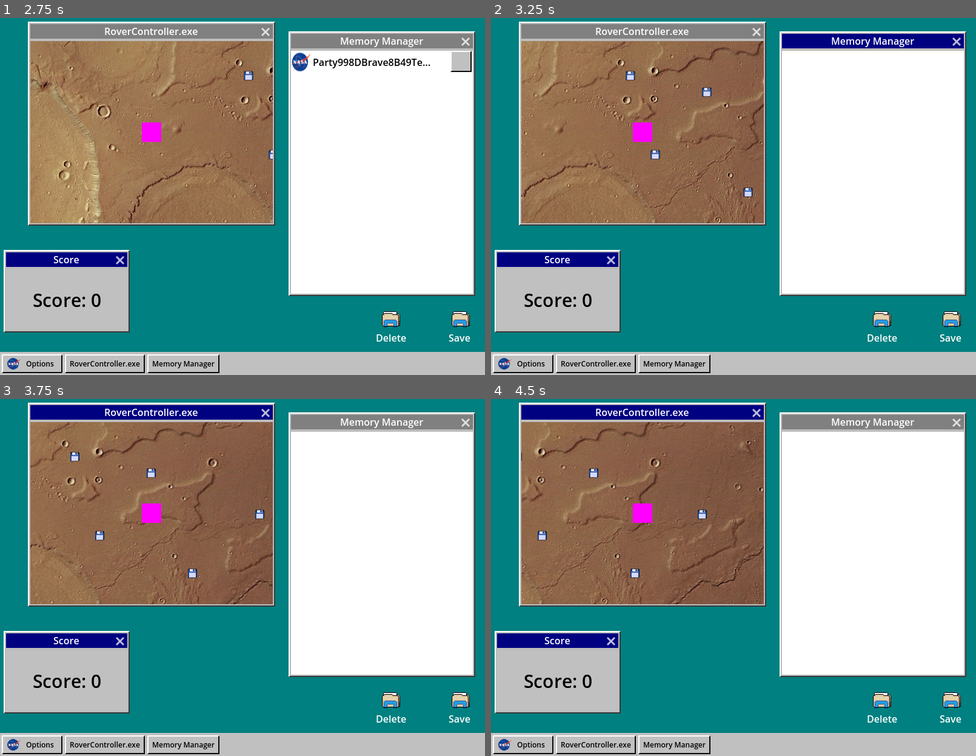
Above: before the commit, frames 1-4 (two rows, left to right).
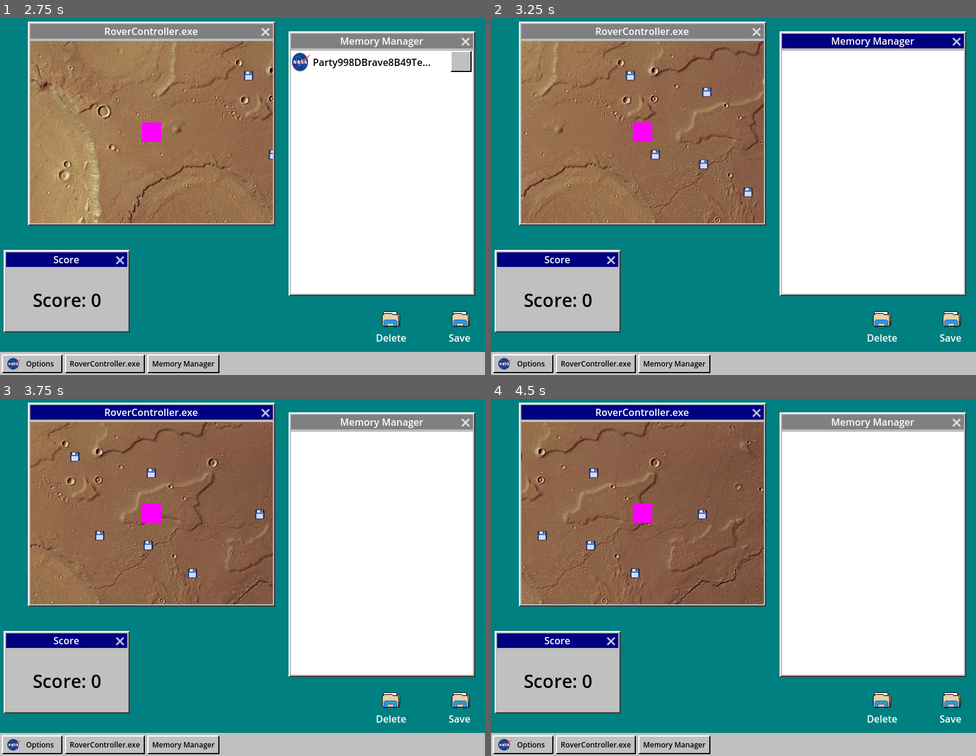
Above: after the commit, the same moments.

Repository: jerrutledge/Mars-Roverflow
Game: Godot game, scene res://scenes/Desktop.tscn
The game is run twice, just before and just after one commit, with the same random seed, the same clock (stepped at 60 frames per second) and the same inputs.
Inputs (mouse positions are in pixels of both pictures, inside the frame that each line leads up to):
- Up to frame 1 (2.75 s): click "RoverController.exe" at 0.5 s; click "Memory Manager" at 1.25 s; click "Options" at 2 s
- Up to frame 2 (3.25 s): move the mouse to (840, 175) at 2.77 s; hold D (rover_right) from 2.78 s (still down); hold Backspace (delete) from 2.78 s (still down); click (840, 175) at 2.92 s
- Up to frame 3 (3.75 s): release D (rover_right) at 3.5 s; release Backspace (delete) at 3.5 s; drag from (145, 591) to (77, 456) at 3.52 s
- Up to frame 4 (4.5 s): move the mouse to (782, 495) at 4.27 s; hold D (rover_right) from 4.28 s (still down); hold Backspace (delete) from 4.28 s (still down)

Frame 1 is identical in both runs. In frame 2, less than 0.1% of the frame differs, in the area x 42-45%, y 39-43%; in frame 3, less than 0.1%; in frame 4, less than 0.1%.

Commit message:
Create viruses at random

Diff:
--- /dev/null
+++ b/scenes/Alien.tscn
@@ -0,0 +1,21 @@
+[gd_scene load_steps=4 format=3 uid="uid://0hla8svkgnr2"]
+
+[ext_resource type="Script" path="res://src/Alien.gd" id="1_f6d16"]
+[ext_resource type="Texture2D" uid="uid://ctmhqapwtfkho" path="res://assets/virus.png" id="1_ov776"]
+
+[sub_resource type="RectangleShape2D" id="RectangleShape2D_bvgd4"]
+size = Vector2(16, 16)
+
+[node name="Alien" type="Area2D"]
+collision_mask = 3
+script = ExtResource("1_f6d16")
+
+[node name="CollisionShape2D" type="CollisionShape2D" parent="."]
+shape = SubResource("RectangleShape2D_bvgd4")
+debug_color = Color(0, 0.6, 0.701961, 0.419608)
+
+[node name="Sprite2D" type="Sprite2D" parent="."]
+scale = Vector2(0.5, 0.5)
+texture = ExtResource("1_ov776")
+
+[connection signal="body_entered" from="." to="." method="_on_hit"]
--- a/scenes/Mars.tscn
+++ b/scenes/Mars.tscn
@@ -40,8 +40,15 @@
 [node name="Collectible5" parent="Collectibles" instance=ExtResource("3_udfk4")]
 position = Vector2(665, 171)
 
+[node name="Aliens" type="Node2D" parent="."]
+
 [node name="CollectibleTimer" type="Timer" parent="."]
 unique_name_in_owner = true
 autostart = true
 
+[node name="AlienTimer" type="Timer" parent="."]
+unique_name_in_owner = true
+autostart = true
+
 [connection signal="timeout" from="CollectibleTimer" to="." method="_on_collectible_timer_timeout"]
+[connection signal="timeout" from="AlienTimer" to="." method="_on_alien_timer_timeout"]
--- /dev/null
+++ b/src/Alien.gd
@@ -0,0 +1,5 @@
+extends Area2D
+
+func _on_hit(_area):
+	Global.make_new_virus(null)
+	queue_free()
--- a/src/Mars.gd
+++ b/src/Mars.gd
@@ -1,19 +1,39 @@
 extends Node2D
 
 var collectible_obj = preload("res://scenes/collectible.tscn")
+var alien_obj = preload("res://scenes/Alien.tscn")
 @export var level_size : Vector2 = Vector2(1000, 1000)
 @onready var collectibles = $Collectibles
+@onready var aliens = $Aliens
+
 @onready var collectible_timer = %CollectibleTimer
+@onready var alien_timer = %AlienTimer
 
 func _on_collectible_timer_timeout():
 	randomize()
+	var new_collectible : Node2D = collectible_obj.instantiate()
+	new_collectible.position = get_offscreen_coords()
+	collectibles.add_child(new_collectible)
+	collectible_timer.start(randi_range(3, 8))
+
+func get_offscreen_coords():
 	var view : Rect2 = get_viewport_rect() * get_viewport_transform()
 	for i in range(100):
 		var spawn = Vector2(randf_range(0, level_size.x), randf_range(0, level_size.y))
 		var spawn_rect = Rect2(spawn, Vector2(16,16))
 		if !spawn_rect.intersects(view):
-			var new_collectible : Node2D = collectible_obj.instantiate()
-			new_collectible.position = spawn + Vector2(8,8)
-			collectibles.add_child(new_collectible)
-			break
-	collectible_timer.start(randi_range(3, 8))
+			return spawn + Vector2(8, 8)
+	var spawn = Vector2.ZERO
+	var spawn_rect = Rect2(spawn, Vector2(16,16))
+	if !spawn_rect.intersects(view):
+		return spawn + Vector2(8, 8)
+	return level_size - Vector2(8, 8)
+
+
+func _on_alien_timer_timeout():
+	alien_timer.start(randi_range(16, 32))
+	if aliens.get_child_count() >= 8:
+		return # too many aliens already
+	var new_alien : Node2D = alien_obj.instantiate()
+	new_alien.position = get_offscreen_coords()
+	collectibles.add_child(new_alien)
--- a/src/MemoryManager.gd
+++ b/src/MemoryManager.gd
@@ -27,5 +27,6 @@
 	game_over_check()
 	var new_item = mem_item_tscn.instantiate()
 	new_item.is_virus = true
-	new_item.data = virus.data
+	if virus:
+		new_item.data = virus.data
 	v_box_container.add_child(new_item)
Binary file added: assets/virus.png
Not shown, added: assets/virus.png.import
